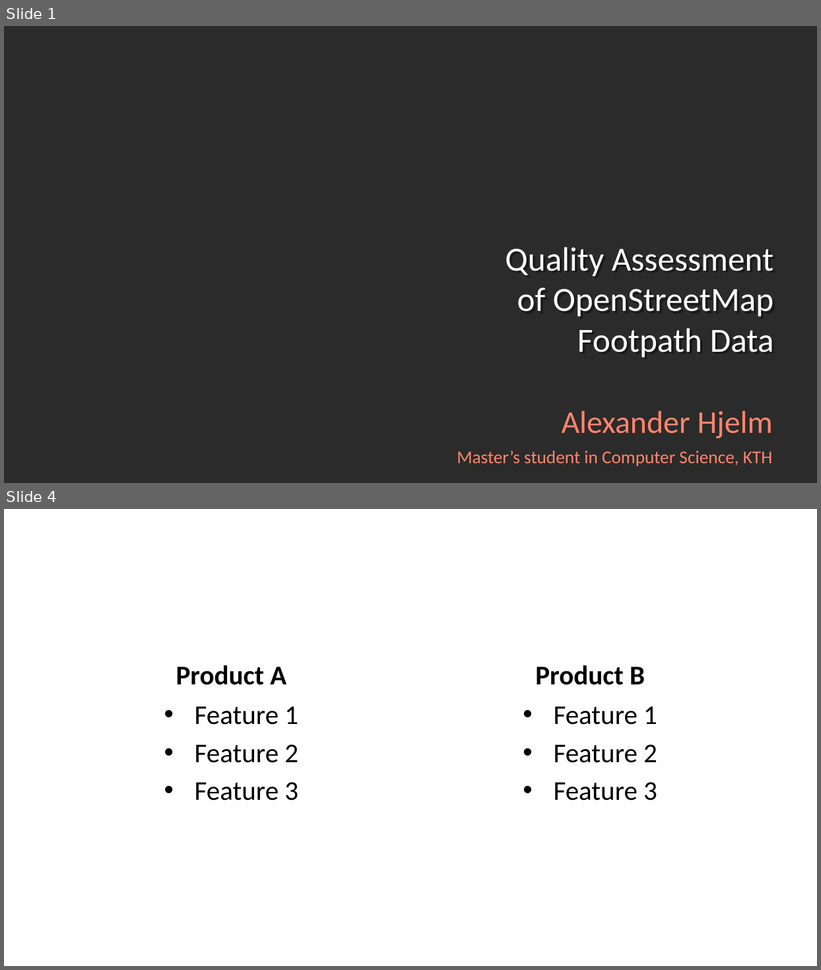
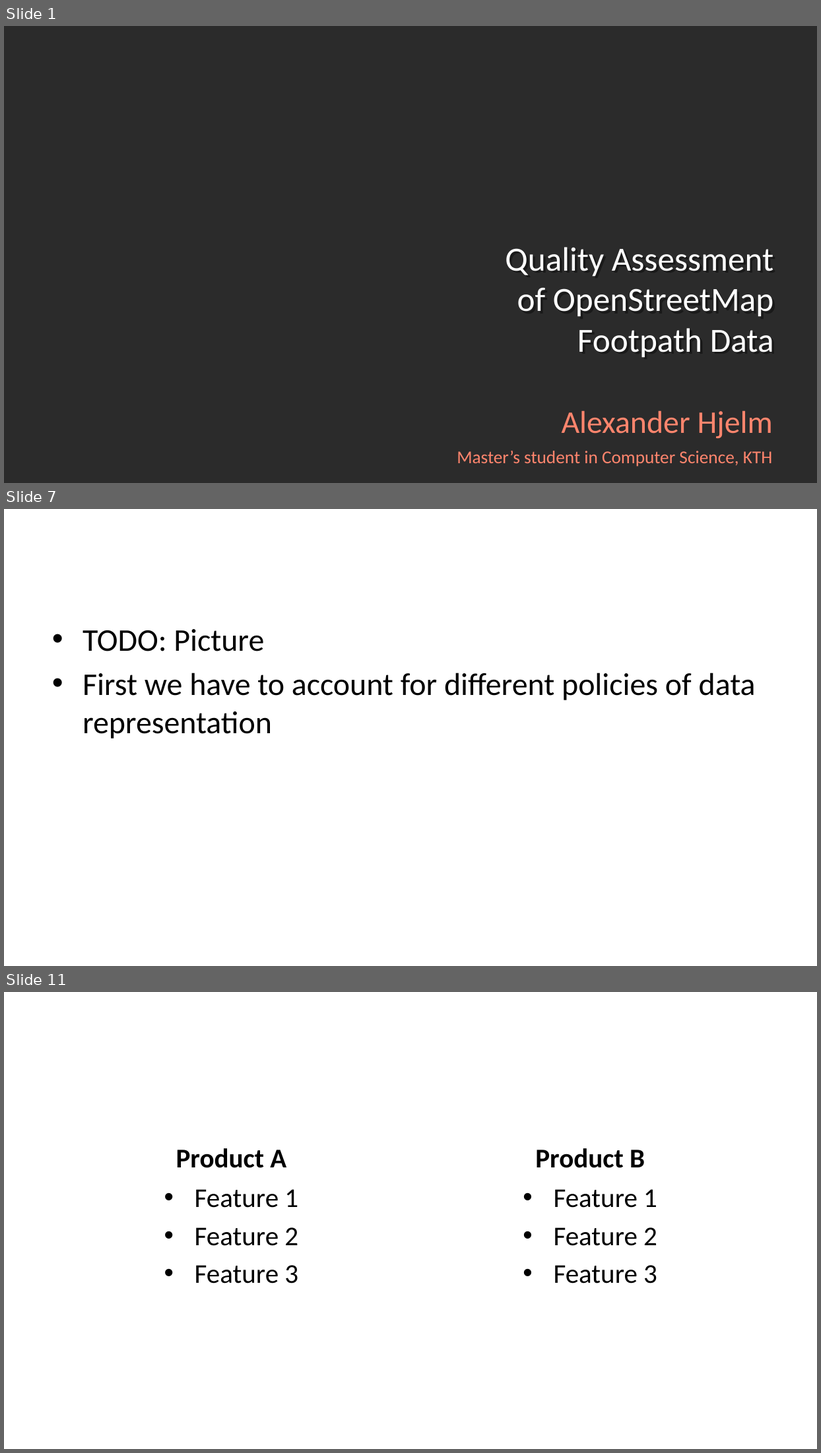
Before and after one commit to Alexander-Hjelm/footpath-planning, a slide deck: presentation/presentation.odp. Shown one above the other, each under a label of ours: slides 1 and 4 before the commit, slides 1, 7 and 11 after it; the slides between them are not shown. The pictures are 821x970 and 821x1453 pixels, drawn with LibreOffice and Linux fonts; fonts in the diff are those of the drawing; background and template pictures are left out; a plain dark background stands for a picture behind light text. Boxes give left, top, right and bottom in pixels: in the first picture for what was removed or moved away, otherwise in the second. Text is boxed around its words. In the diff, an @@ line names an element or a change of style, - is before the commit and + after.

Commit message:
Presentation, make introduction and accuracy study slides

```diff
--- a/presentation/presentation.odp
+++ b/presentation/presentation.odp
@@ slide 7 added at bbox=[4, 509, 817, 966], background picture (left out) @@
@@ title added at bbox=[44, 533, 778, 600], 36 pt, text #FFFFFF @@
+Semantic accuracy
@@ text added at bbox=[83, 629, 756, 739], 28 pt, text #000000 @@
+• TODO: Picture
+• First we have to account for different policies of data representation
@@ what was slide 4 is now slide 11 @@
```
Also in this commit, not shown: 8 other slides added, 2 slides removed, 2 other files.
